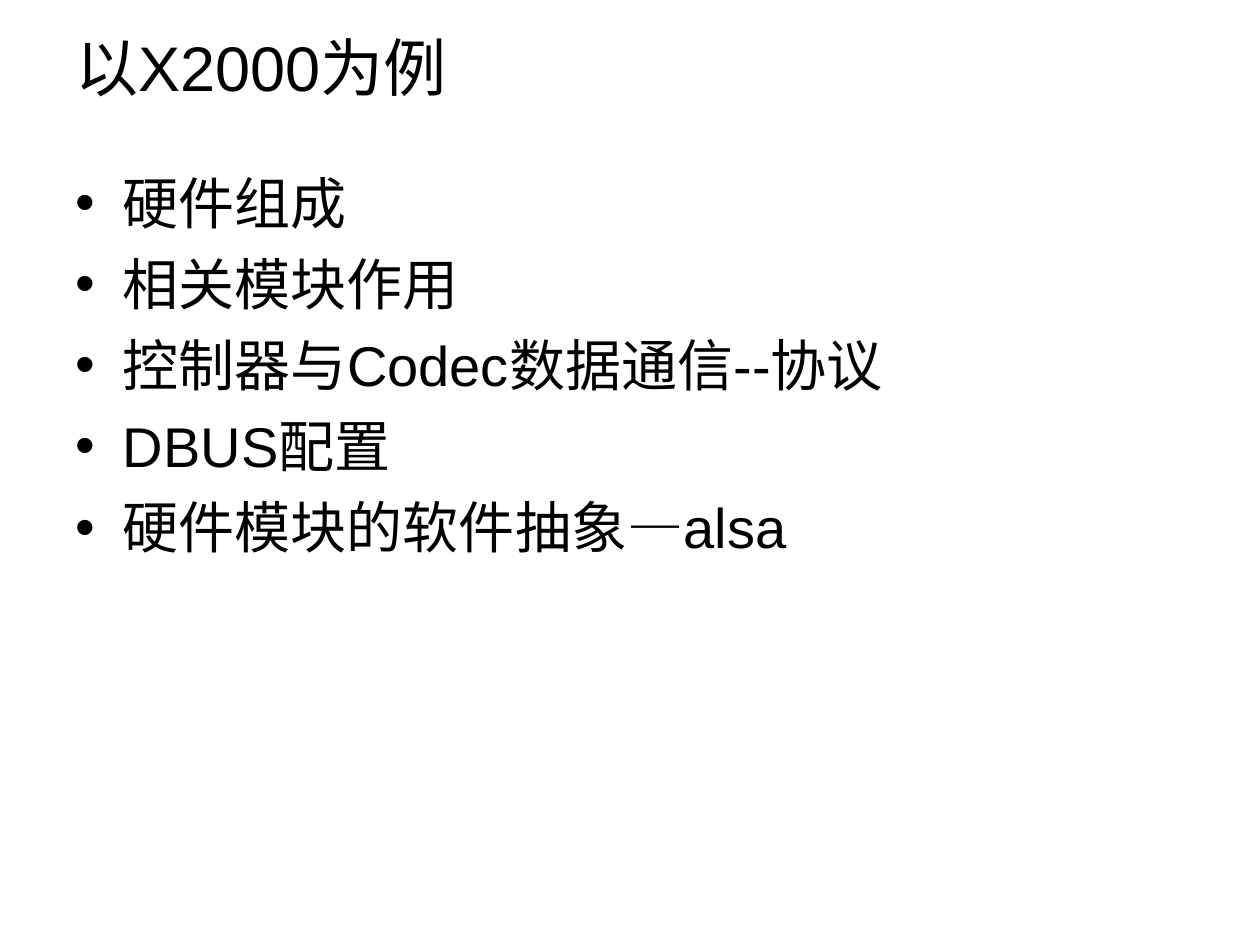
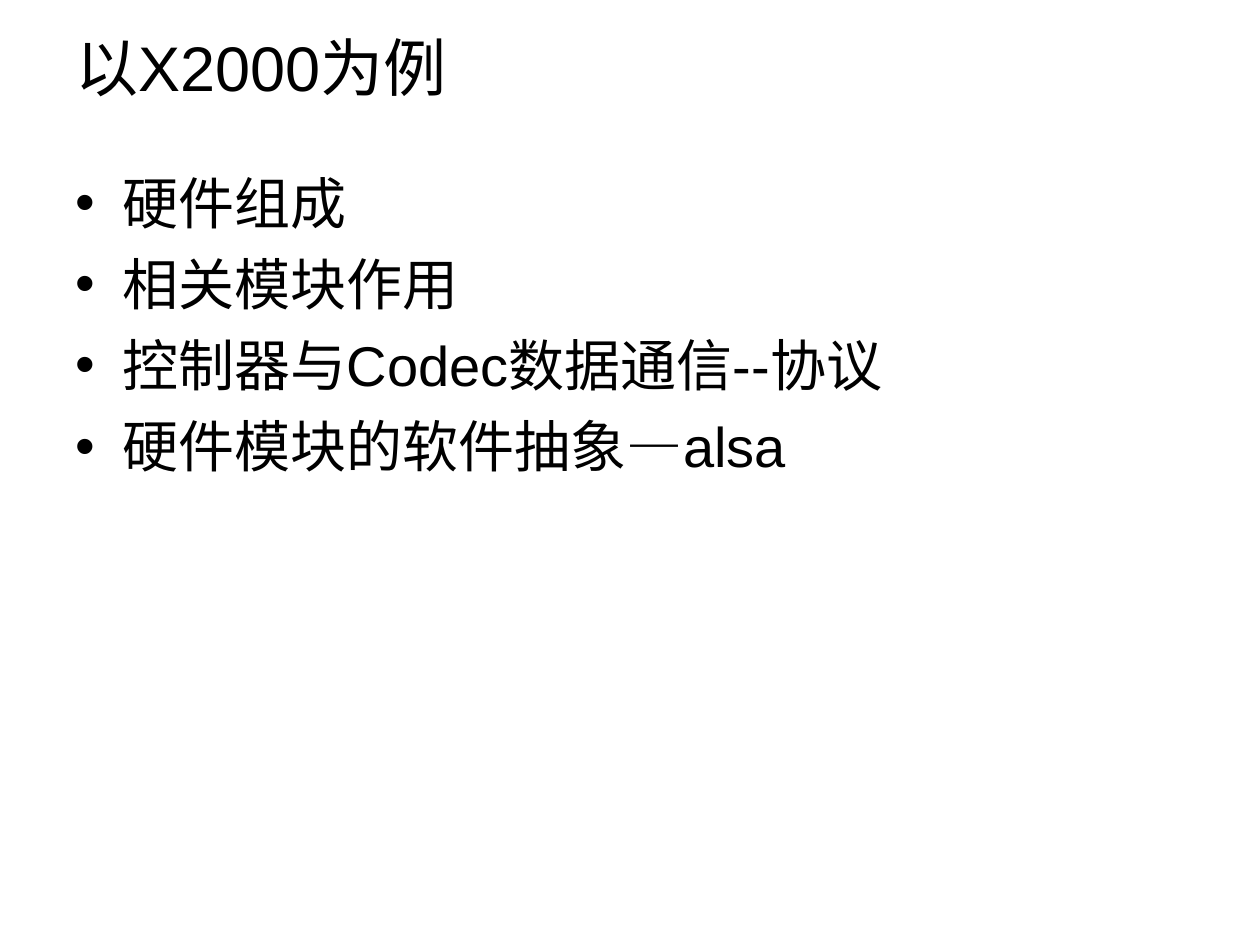
Before and after one commit to Winddoing/embedded_linux_notes, a slide deck: slide 2 of device_driver/alsa/doc/audio的硬件逻辑关系 .ppt. Drawn at 1260x945 pixels with LibreOffice and Linux fonts; fonts in the diff are those of the drawing; background and template pictures are left out. Boxes give left, top, right and bottom in pixels: in the first picture for what was removed or moved away, otherwise in the second. Text is boxed around its words. In the diff, an @@ line names an element or a change of style, - is before the commit and + after.

Commit message:
add alsa dapm and ppt

```diff
--- a/device_driver/alsa/doc/audio的硬件逻辑关系 .ppt
+++ b/device_driver/alsa/doc/audio的硬件逻辑关系 .ppt
@@ text "硬件组成" at [122,177,882,472]: indent changed @@
@@ text at [123,423,391,472]: paragraph removed @@
-• DBUS配置
```
Also in this commit, not shown: 10 other slides changed, 5 slides added, 4 slides removed, 3 other files.
